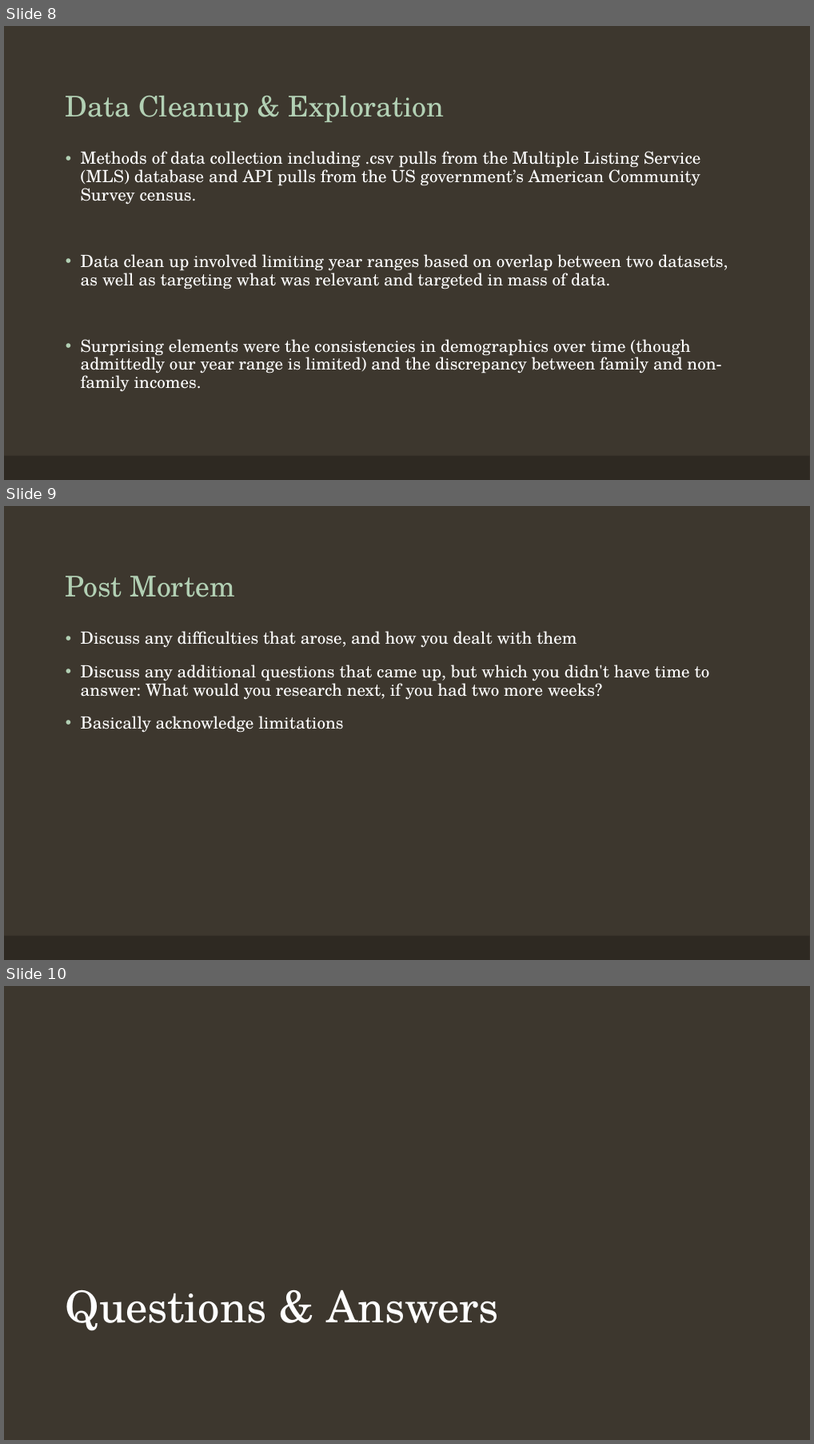
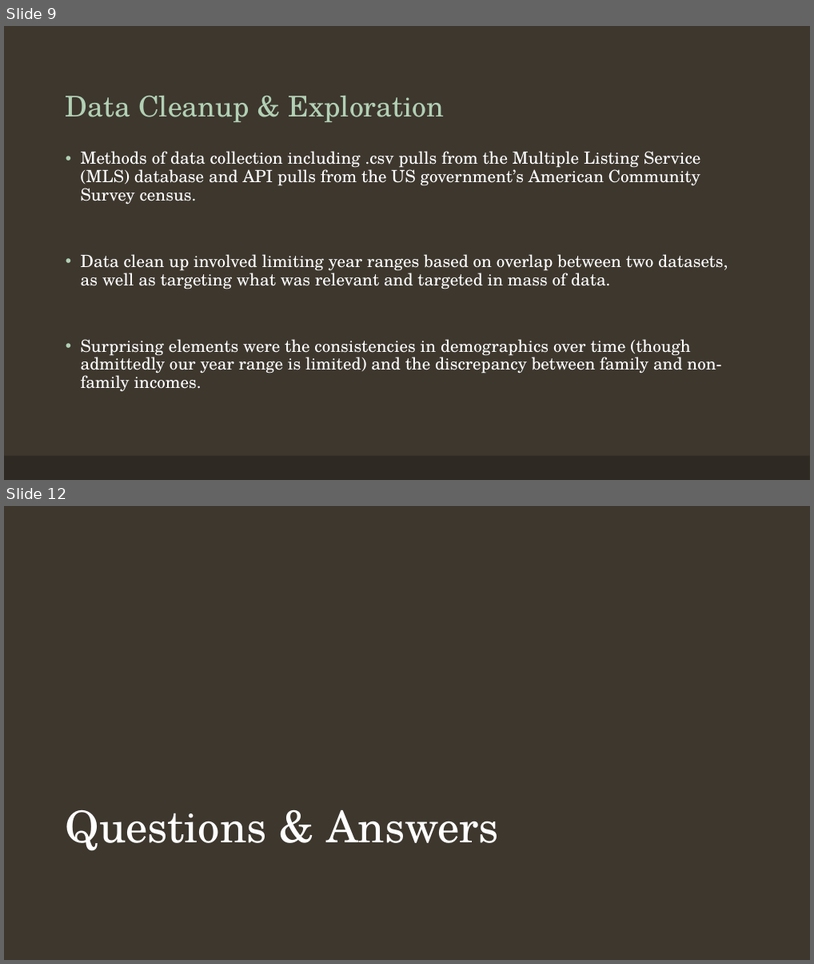
Before and after one commit to elizabethjaye/Project1-Repository, a slide deck: Housing in Orange County, FL.pptx. Shown one above the other, each under a label of ours: slides 8, 9 and 10 before the commit, slides 9 and 12 after it; the slides between them are not shown. The pictures are 814x1444 and 814x964 pixels, drawn with LibreOffice and Linux fonts; fonts in the diff are those of the drawing; background and template pictures are left out. Boxes give left, top, right and bottom in pixels: in the first picture for what was removed or moved away, otherwise in the second. Text is boxed around its words. In the diff, an @@ line names an element or a change of style, - is before the commit and + after.

Commit message:
adding summary from Dolly. modifying text based slides, minor formatting of plot slide titles

```diff
--- a/Housing in Orange County, FL.pptx
+++ b/Housing in Orange County, FL.pptx
@@ slide 9 removed at (x1=4, y1=506, x2=810, y2=960), background #3D372E; not listed: 1 template element that a slide beside it also shows @@
@@ title removed at (x1=66, y1=576, x2=235, y2=597) @@
-Post Mortem
@@ text removed at (x1=81, y1=631, x2=710, y2=732) @@
-• Discuss any difficulties that arose, and how you dealt with them
-• Discuss any additional questions that came up, but which you didn't have time to answer: What would you research next, if you had two more weeks?
-• Basically acknowledge limitations
@@ what was slide 8 is now slide 9 @@
@@ what was slide 10 is now slide 12 @@
```
Also in this commit, not shown: 4 slides changed, 4 slides added, 1 other slide removed, 1 other file.
